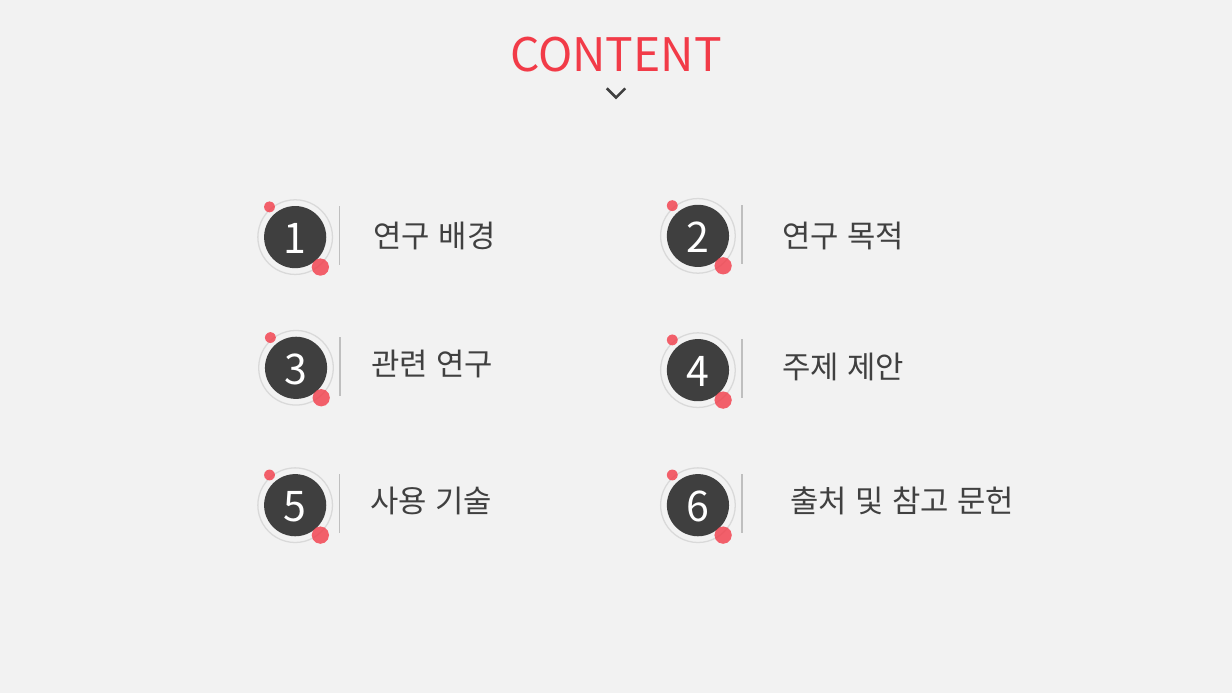
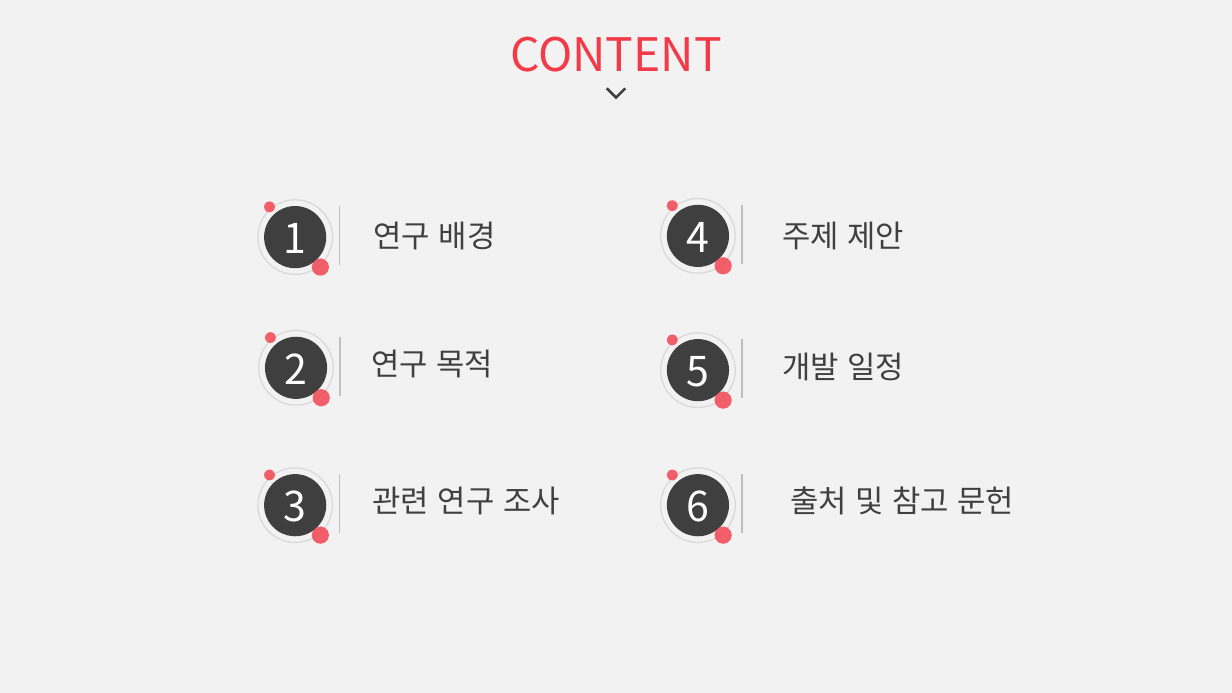
Before and after one commit to yjinsol/grad_project, a slide deck: slide 2 of docs/20190327_주제 제안서/0327 논문 제안서_v4.pptx. Drawn at 1232x693 pixels with LibreOffice and Linux fonts; fonts in the diff are those of the drawing. Boxes give left, top, right and bottom in pixels: in the first picture for what was removed or moved away, otherwise in the second. Text is boxed around its words. In the diff, an @@ line names an element or a change of style, - is before the commit and + after.

```diff
--- a/docs/20190327_주제 제안서/0327 논문 제안서_v4.pptx
+++ b/docs/20190327_주제 제안서/0327 논문 제안서_v4.pptx
@@ text in ellipse at (687,222,710,252): text changed @@
-2
+4
@@ text at (782,221,904,250): text changed @@
-연구 목적
+주제 제안
@@ text in ellipse at (285,353,308,384): text changed @@
-3
+2
@@ text at (371,349,493,378): text changed @@
-관련 연구
+연구 목적
@@ text in ellipse at (687,356,710,387): text changed @@
-4
+5
@@ text at (782,352,905,381): text changed @@
-주제 제안
+개발 일정
@@ text in ellipse at (284,490,307,522): text changed @@
-5
+3
@@ text at (373,486,560,515): text changed @@
-사용 기술
+관련 연구 조사
```
Also in this commit, not shown: 11 other slides changed, 1 slide added, 1 other file.
